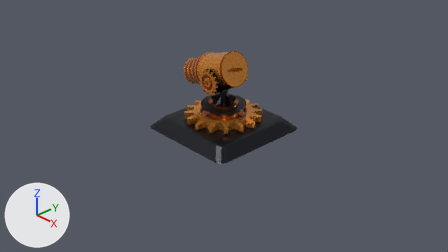
Renders of the Blender file Assets/Project/Models/Towers/Blender/Cannon.blend from each side of a commit.
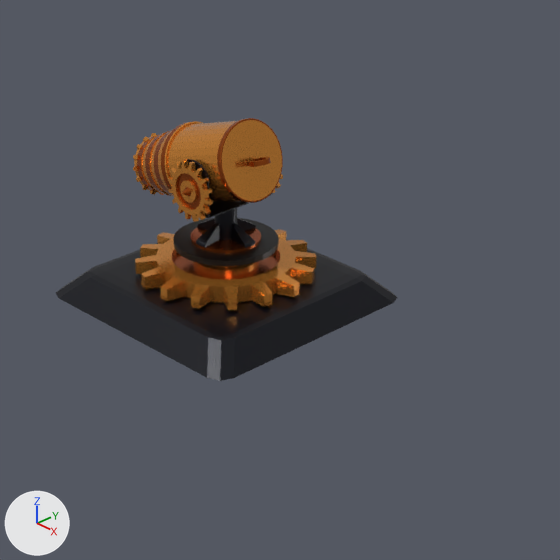
There are two pictures of each version: one from the file's camera 'Camera', one close up on the part from 28% to 82% of the width and 0% to 96% of the height. Lighting does not change. The marker at lower left points along +X, +Y and +Z.

Before the edit, the objects in view are built like this:
```python
ob_mutter_1_002 = bpy.data.objects.new('Mutter 1.002', me_cylinder_007)
ob_mutter_1_002.parent = ob_empty
ob_mutter_1_002.location = (0.0, 0.0, 0.0)
ob_mutter_1_002.rotation_euler = (0.0, 0.0, 0.0188)  # degrees (0, 0, 1.1)
ob_mutter_1_004 = bpy.data.objects.new('Mutter 1.004', me_cylinder_009)
ob_mutter_1_004.parent = ob_mutter_1_002
ob_mutter_1_004.location = (0.0, 0.0, 0.0)
ob_tower = bpy.data.objects.new('Tower', me_cube)
ob_tower.location = (0.0, 0.0, 0.0)
# also in view: 'Mutter 1.001' at (0.0, 0.0, 0.62)
```
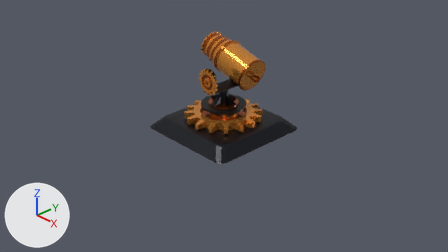
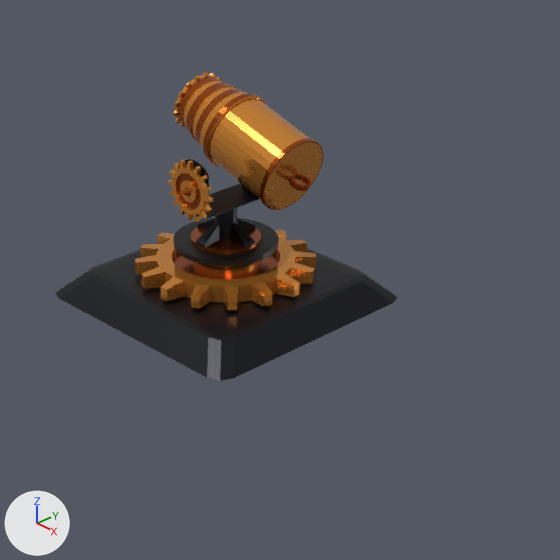
Where the newer file only moved an object's origin or applied its transform, the numbers keep the older frame.

Diff of the bpy script that builds the scene:
```diff
--- a/Assets/Project/Models/Towers/Blender/Cannon.blend.py
+++ b/Assets/Project/Models/Towers/Blender/Cannon.blend.py
@@ me_cylinder_007 @@
 me_cylinder_007.from_pydata(...)  # 1024 vertices, 1024 faces; spans x -0.7..0.7, y -0.7..0.7, z -0.07..2.25
 # used by ob_mutter_1_002; parent = ob_empty; location = (0.0, 0.0, 0.0); delta_location = (0.0, -0.362, 0.891); rotation_euler = (0.0, 0.0, 0.0188), in degrees (0, 0, 1.1); delta_rotation_euler = (-1.571, 1.571, 0.0); delta_scale = (0.332, 0.332, 0.332)
+# me_cylinder_007 part 1: the whole mesh is moved by (0.0, 0.0, -1.09)
 me_cylinder_007.materials.append(mat_material)
@@ me_cylinder_009 @@
 me_cylinder_009.from_pydata(...)  # 1156 vertices, 1182 faces; spans x -2.94..-1.05, y -1.48..2.41, z -0.95..0.95
 # used by ob_mutter_1_004; parent = ob_mutter_1_002; location = (0.0, 0.0, 0.0); delta_location = (0.0, 0.0, 0.359); delta_rotation_euler = (-1.571, 1.571, 0.0); delta_scale = (0.332, 0.332, 0.332)
+# me_cylinder_009 part 2: the whole mesh is turned 17.3 degrees about the z axis through its middle, then moved by (-0.12, -0.14, 0.0)
 me_cylinder_009.materials.append(mat_material)
@@ ob_mutter_1_002 @@
 ob_mutter_1_002.location = (0.0, 0.0, 0.0)
-ob_mutter_1_002.delta_location = (0.0, -0.362, 0.891)
-ob_mutter_1_002.rotation_euler = (0.0, 0.0, 0.0188)  # degrees (0, 0, 1.1)
-ob_mutter_1_002.delta_rotation_euler = (-1.571, 1.571, 0.0)
+ob_mutter_1_002.delta_location = (0.0, 0.0, 0.891)
+ob_mutter_1_002.delta_rotation_euler = (-1.571, 1.891, 0.0)
 ob_mutter_1_002.delta_scale = (0.332, 0.332, 0.332)
```

What differs and where, as boxes (x1, y1, x2, y2) in the close-ups (560 x 560 px):
'Mutter 1.004', mesh turned, reshaped
    before: (133, 118, 283, 203)
    after: (173, 72, 323, 210)
'Mutter 1.002', moved, turned
    before: (168, 160, 283, 222)
    after: (168, 160, 213, 222)
